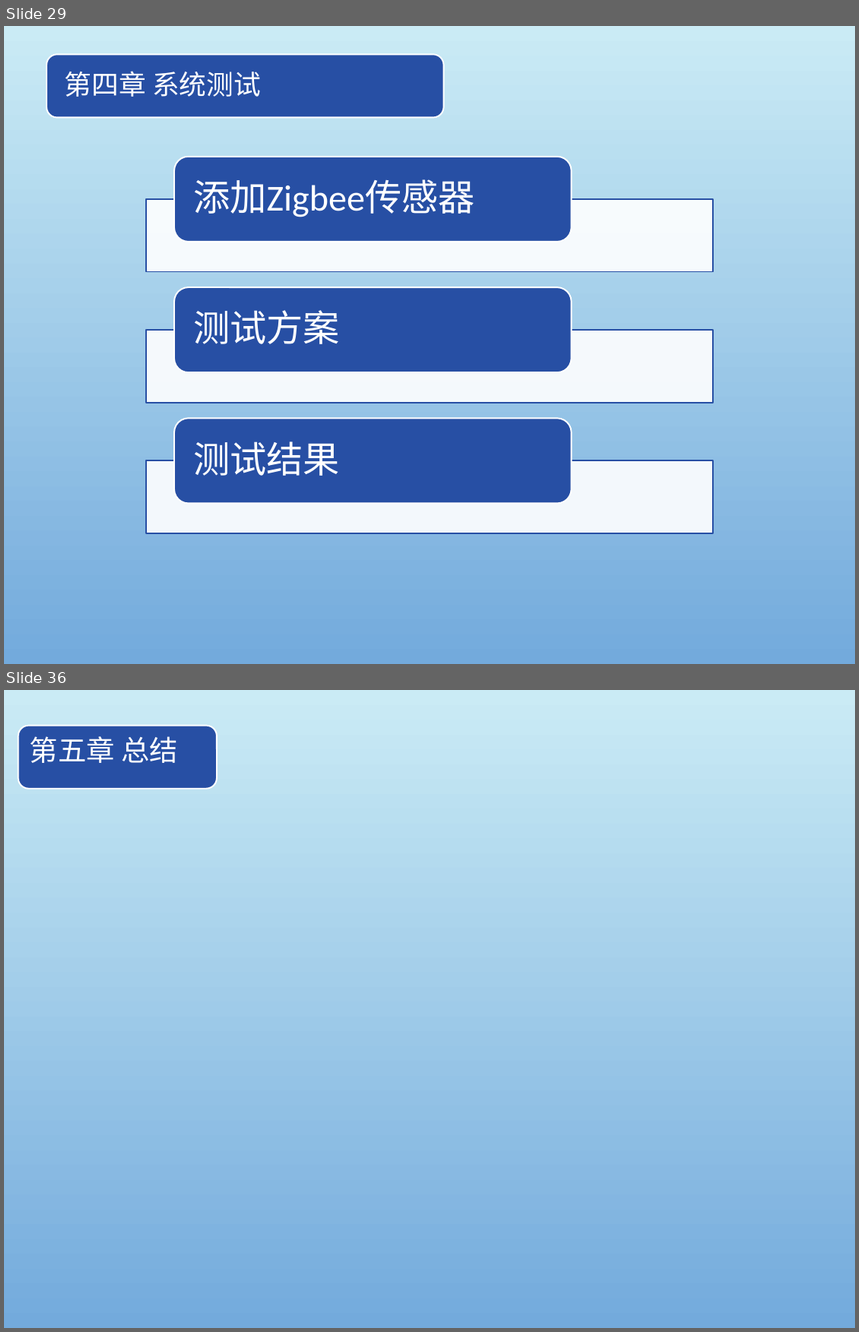
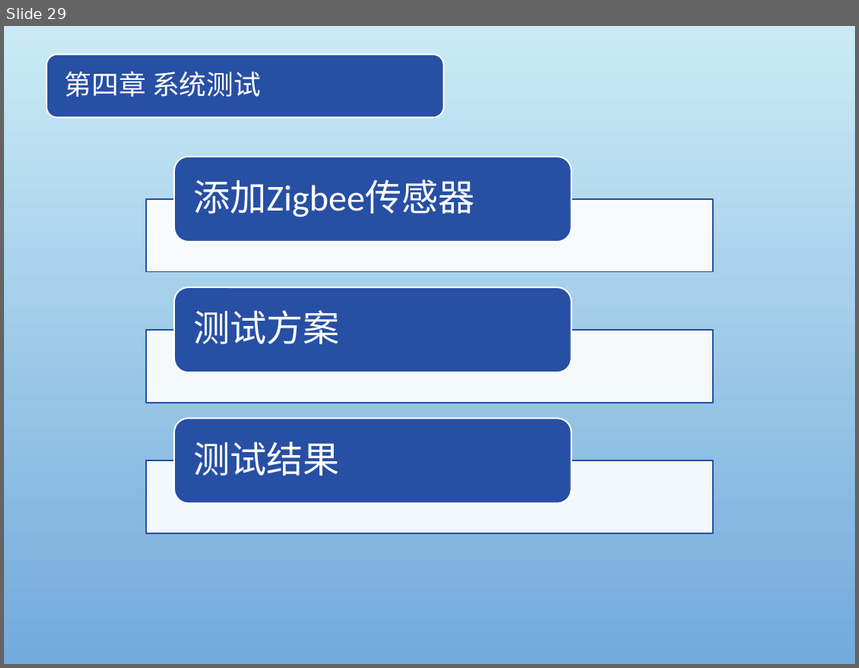
Before and after one commit to zhengjianghu/biye, a slide deck: diploma project/毕设.pptx. Shown one above the other, each under a label of ours: slides 29 and 36 before the commit, slide 29 after it; the slides between them are not shown. The pictures are 859x1332 and 859x668 pixels, drawn with LibreOffice and Linux fonts; fonts in the diff are those of the drawing; background and template pictures are left out. Boxes give left, top, right and bottom in pixels: in the first picture for what was removed or moved away, otherwise in the second. Text is boxed around its words. In the diff, an @@ line names an element or a change of style, - is before the commit and + after.

```diff
--- a/diploma project/毕设.pptx
+++ b/diploma project/毕设.pptx
@@ slide 36 removed at (x1=4, y1=690, x2=855, y2=1328), background picture (left out) @@
@@ rounded rectangle removed at (x1=18, y1=726, x2=217, y2=789) @@
-第五章 总结
```
Also in this commit, not shown: 7 slides changed, 2 slides added, 3 other slides removed, 3 other files.
